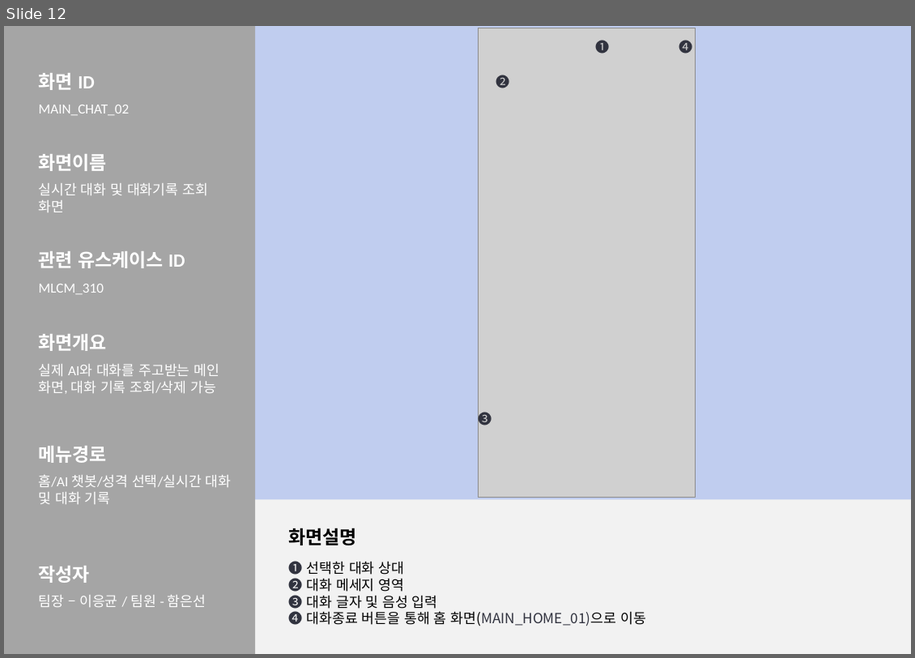
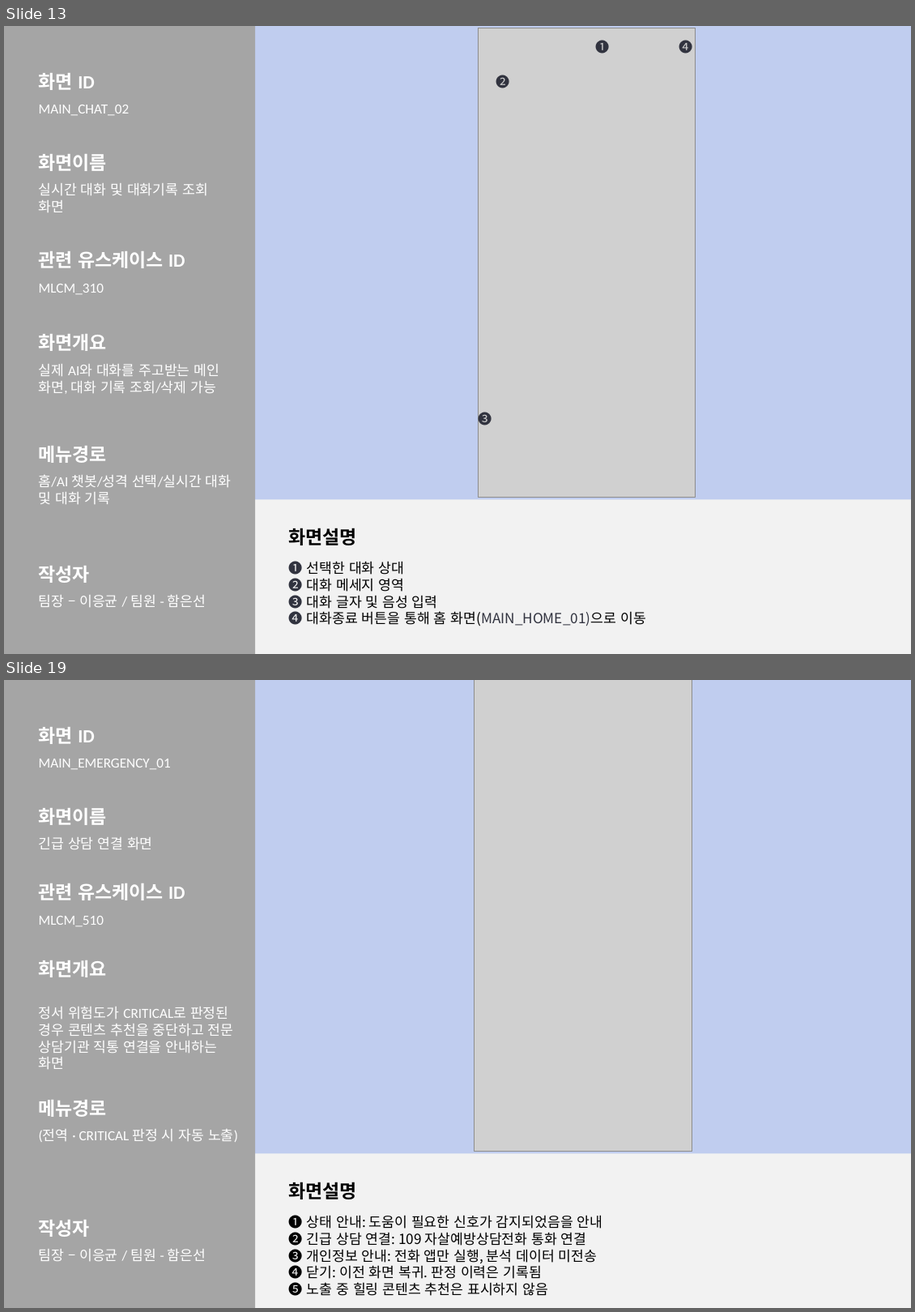
Before and after one commit to 2026-SMHRD-KDT-HealthCare-5/lisn, a slide deck: Documents/화면설계서_귀기울임.pptx. Shown one above the other, each under a label of ours: slide 12 before the commit, slides 13 and 19 after it; the slides between them are not shown. The pictures are 915x658 and 915x1312 pixels, drawn with LibreOffice and Linux fonts; fonts in the diff are those of the drawing; grey boxes stand for pictures. Boxes give left, top, right and bottom in pixels: in the first picture for what was removed or moved away, otherwise in the second. Text is boxed around its words. In the diff, an @@ line names an element or a change of style, - is before the commit and + after.

```diff
--- a/Documents/화면설계서_귀기울임.pptx
+++ b/Documents/화면설계서_귀기울임.pptx
@@ slide 19 added at (x1=4, y1=680, x2=911, y2=1308), background #C0CDEF @@
@@ rectangle added at (x1=4, y1=680, x2=255, y2=1308), fill #A5A5A5 @@
@@ picture added at (x1=475, y1=680, x2=692, y2=1151) @@
@@ text added at (x1=39, y1=727, x2=95, y2=744), 16 pt, text #FFFFFF, bold @@
+화면 ID
@@ text added at (x1=39, y1=759, x2=171, y2=769), 12 pt, text #FFFFFF @@
+MAIN_EMERGENCY_01
@@ text added at (x1=39, y1=808, x2=107, y2=825), 16 pt, text #FFFFFF, bold @@
+화면이름
@@ text added at (x1=39, y1=837, x2=153, y2=849), 12 pt, text #FFFFFF @@
+긴급 상담 연결 화면
@@ text added at (x1=39, y1=883, x2=185, y2=900), 16 pt, text #FFFFFF, bold @@
+관련 유스케이스 ID
@@ text added at (x1=39, y1=916, x2=104, y2=926), 12 pt, text #FFFFFF @@
+MLCM_510
@@ text added at (x1=39, y1=960, x2=107, y2=977), 16 pt, text #FFFFFF, bold @@
+화면개요
@@ text added at (x1=39, y1=1006, x2=234, y2=1053), 12 pt, text #FFFFFF @@
+정서 위험도가 CRITICAL로 판정된 경우 콘텐츠 추천을 중단하고 전문 상담기관 직통 연결을 안내하는 화면
@@ text added at (x1=39, y1=1100, x2=107, y2=1117), 16 pt, text #FFFFFF, bold @@
+메뉴경로
@@ text added at (x1=39, y1=1129, x2=238, y2=1142), 12 pt, text #FFFFFF @@
+(전역 · CRITICAL 판정 시 자동 노출)
@@ rectangle added at (x1=255, y1=1154, x2=911, y2=1308), fill #F2F2F2 @@
@@ text added at (x1=289, y1=1181, x2=357, y2=1199), 16 pt, text #000000, bold @@
+화면설명
@@ text added at (x1=289, y1=1213, x2=603, y2=1298), 12 pt, text #000000 @@
+❶ 상태 안내: 도움이 필요한 신호가 감지되었음을 안내
+❷ 긴급 상담 연결: 109 자살예방상담전화 통화 연결
+❸ 개인정보 안내: 전화 앱만 실행, 분석 데이터 미전송
+❹ 닫기: 이전 화면 복귀. 판정 이력은 기록됨
+❺ 노출 중 힐링 콘텐츠 추천은 표시하지 않음
@@ text added at (x1=39, y1=1219, x2=90, y2=1236), 16 pt, text #FFFFFF, bold @@
+작성자
@@ text added at (x1=39, y1=1249, x2=206, y2=1261), 12 pt, text #FFFFFF @@
+팀장 – 이응균 / 팀원 - 함은선
@@ what was slide 12 is now slide 13 @@
```
Also in this commit, not shown: 4 slides changed, 5 other slides added, 3 other files.
